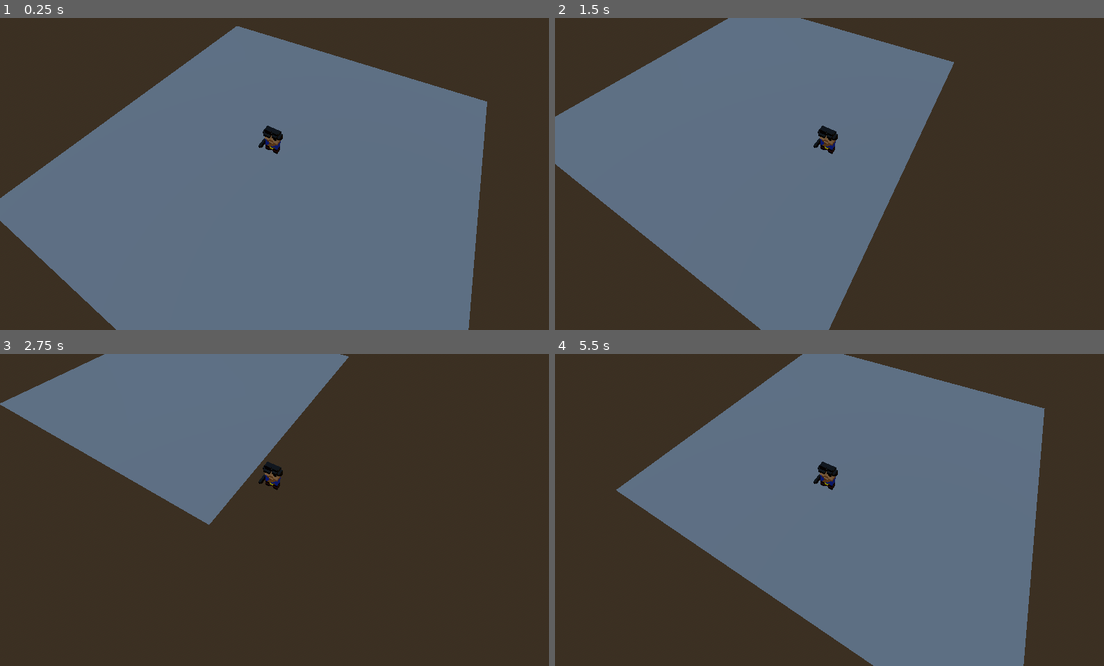
Above: before the commit, frames 1-4 (two rows, left to right).
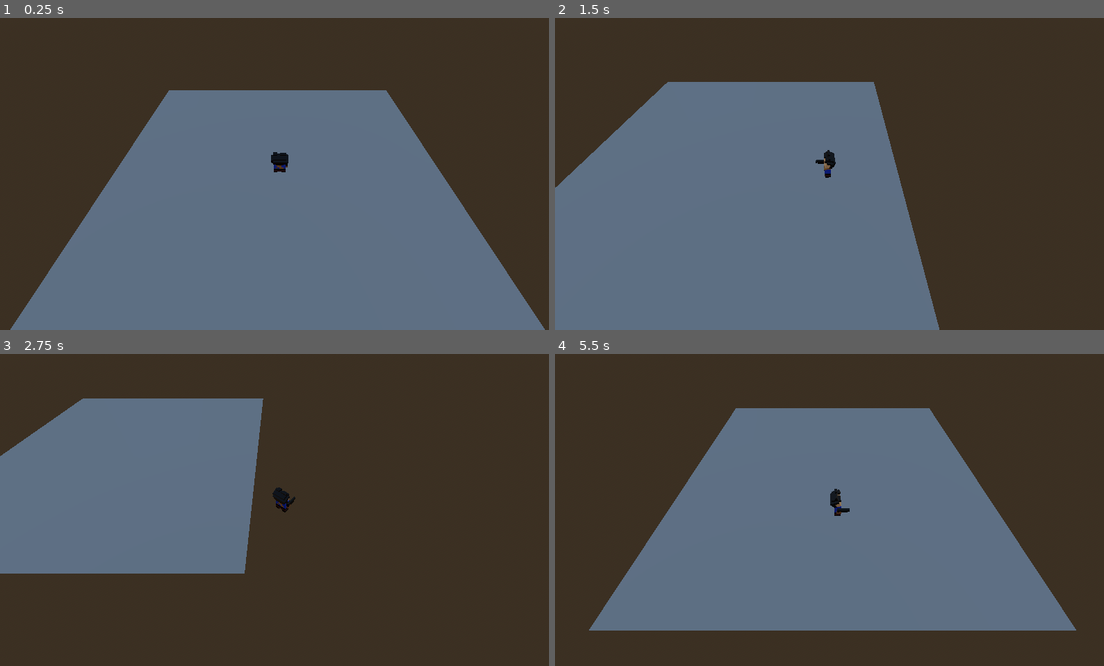
Above: after the commit, the same moments.

Repository: WatsonDynamite/MADGJ2024_LR
Game: Godot game, scene res://main.tscn
The game is run twice, just before and just after one commit, with the same random seed, the same clock (stepped at 60 frames per second) and the same inputs.
Inputs (mouse positions are in pixels of both pictures, inside the frame that each line leads up to):
- Up to frame 1 (0.25 s): no input
- Up to frame 2 (1.5 s): tap Enter at 0.5 s; move the mouse to (955, 158) at 0.52 s; hold D (right) 0.53-1.28 s; move the mouse to (719, 189) at 1.27 s; hold S (down) from 1.28 s (still down)
- Up to frame 3 (2.75 s): move the mouse to (334, 441) at 2.02 s; release S (down) at 2.03 s; hold D (right) from 2.03 s (still down)
- Up to frame 4 (5.5 s): move the mouse to (807, 572) at 2.77 s; release D (right) at 2.78 s; hold W (up) 2.78-3.53 s; move the mouse to (999, 556) at 3.52 s; hold A (left) 3.53-5.03 s; move the mouse to (664, 463) at 4.27 s; move the mouse to (862, 510) at 5.02 s; hold S (down) from 5.03 s (still down)

The runs differ from the first frame. In frame 1, 20% of the frame differs, in the area x 0-100%, y 2-100%; in frame 2, 28%, in the area x 0-73%, y 0-100%; in frame 3, 24%; in frame 4, 26%.

Commit message:
Point towards mouse

Diff:
--- a/Scripts/Protag.gd
+++ b/Scripts/Protag.gd
@@ -1,21 +1,27 @@
 extends CharacterBody3D
 
 @export var speed = 4
+var model: Node3D
 
-
-func get_input():
+func get_input(delta):
 	# Input handling
 	var movement: Vector3 = Vector3.ZERO
-	movement.x = Input.get_action_strength("right") - Input.get_action_strength("left")
-	movement.z = Input.get_action_strength("down") - Input.get_action_strength("up")
+	movement.x = Input.get_action_strength("left") - Input.get_action_strength("right")
+	movement.z = Input.get_action_strength("up") - Input.get_action_strength("down")
 	# Normalize the movement vector to avoid faster diagonal movement
 	movement = movement.normalized()
 	# Apply movement
 	velocity.x = movement.x * speed
 	velocity.z = movement.z * speed
-
+	#Mouse
+	var mouse_position: Vector2 = get_viewport().get_mouse_position()
+	var center: Vector2 = get_viewport().size / 2
+	var angle: float = -Vector2.UP.angle_to(mouse_position - center)
+	model.rotation = Vector3(model.rotation.x,lerp_angle(model.rotation.y, angle, delta * 100), model.rotation.z)
+	#model.rotate(Vector3.UP, angle)
 # Called when the node enters the scene tree for the first time.
 func _ready():
+	model = get_node("Model")
 	pass # Replace with function body.
 
 
@@ -25,5 +31,5 @@
 
 
 func _physics_process(delta):
-	get_input()
+	get_input(delta)
 	move_and_slide()
--- a/main.tscn
+++ b/main.tscn
@@ -1,7 +1,9 @@
-[gd_scene load_steps=8 format=3 uid="uid://48fpcgwwhyj5"]
+[gd_scene load_steps=10 format=3 uid="uid://48fpcgwwhyj5"]
 
 [ext_resource type="PackedScene" uid="uid://d3dco43dwcs2d" path="res://Assets/protag.gltf" id="1_6te4k"]
+[ext_resource type="PackedScene" uid="uid://dfp8njn67myfk" path="res://Assets/protag_body.gltf" id="2_07mk0"]
 [ext_resource type="Script" path="res://Scripts/Protag.gd" id="2_cacqo"]
+[ext_resource type="PackedScene" uid="uid://duby7nxbyv4ks" path="res://Assets/protag_head.gltf" id="3_vid73"]
 
 [sub_resource type="ProceduralSkyMaterial" id="ProceduralSkyMaterial_3mg2j"]
 sky_horizon_color = Color(0.64625, 0.65575, 0.67075, 1)
@@ -30,17 +32,25 @@
 [node name="CharacterBody3D" type="CharacterBody3D" parent="."]
 script = ExtResource("2_cacqo")
 
+[node name="Model" type="Node3D" parent="CharacterBody3D"]
+
+[node name="protag_body" parent="CharacterBody3D/Model" instance=ExtResource("2_07mk0")]
+
+[node name="protag_head" parent="CharacterBody3D/Model" instance=ExtResource("3_vid73")]
+transform = Transform3D(1, 0, 0, 0, 0.937178, 0.34885, 0, -0.34885, 0.937178, 0, -0.0215266, 0.157584)
+
 [node name="protag_model" parent="CharacterBody3D" instance=ExtResource("1_6te4k")]
+visible = false
 
 [node name="CollisionShape3D" type="CollisionShape3D" parent="CharacterBody3D"]
 transform = Transform3D(1, 0, 0, 0, 1, 0, 0, 0, 1, -0.0574546, 0.398865, 0.244133)
 shape = SubResource("BoxShape3D_0m7ab")
 
-[node name="Node3D" type="Node3D" parent="CharacterBody3D"]
-transform = Transform3D(0.866025, 0, 0.5, 0, 1, 0, -0.5, 0, 0.866025, 0, 0, 0)
+[node name="CameraPivct" type="Node3D" parent="CharacterBody3D"]
+transform = Transform3D(-1, -5.54899e-08, -6.75545e-08, 0, 0.772734, -0.634731, 8.74228e-08, -0.634731, -0.772734, 0, 0, 0)
 
-[node name="Camera3D" type="Camera3D" parent="CharacterBody3D/Node3D"]
-transform = Transform3D(1, 0, 0, 0, 0.506034, 0.862514, 0, -0.862514, 0.506034, 0, 4.522, 3.556)
+[node name="Camera3D" type="Camera3D" parent="CharacterBody3D/CameraPivct"]
+transform = Transform3D(1, 0, 0, 0, -4.37114e-08, 1, 0, -1, -4.37114e-08, 0, 6.19395, 0)
 
 [node name="MeshInstance3D" type="MeshInstance3D" parent="."]
 mesh = SubResource("PlaneMesh_rd641")
Not shown, added: Assets/protag_body.gltf.import
Binary file added: Assets/protag_body_0.png
Not shown, added: Assets/protag_body_0.png.import
Not shown, added: Assets/protag_head.gltf.import
Binary file added: Assets/protag_head_0.png
Not shown, added: Assets/protag_head_0.png.import
